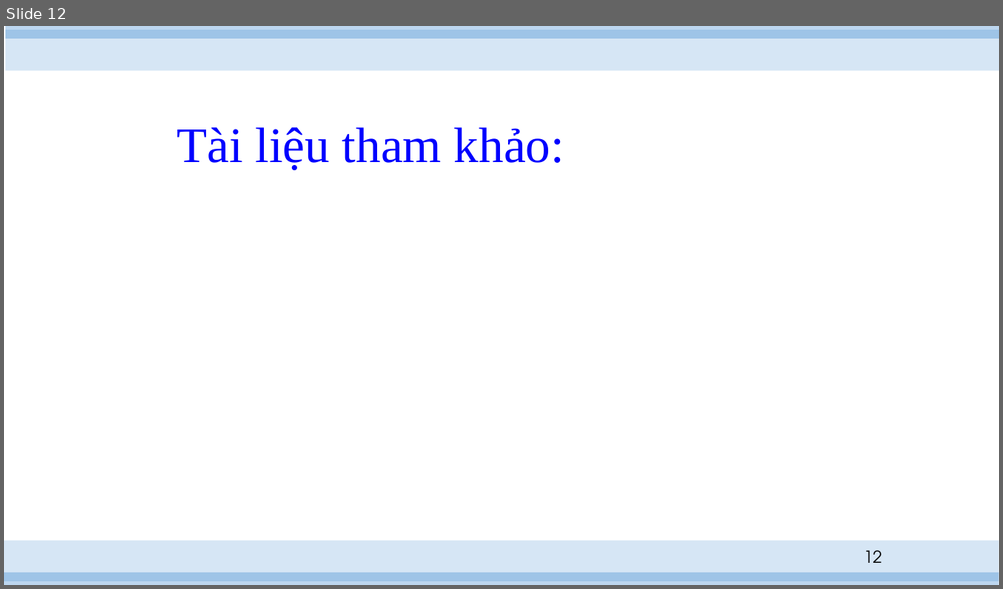
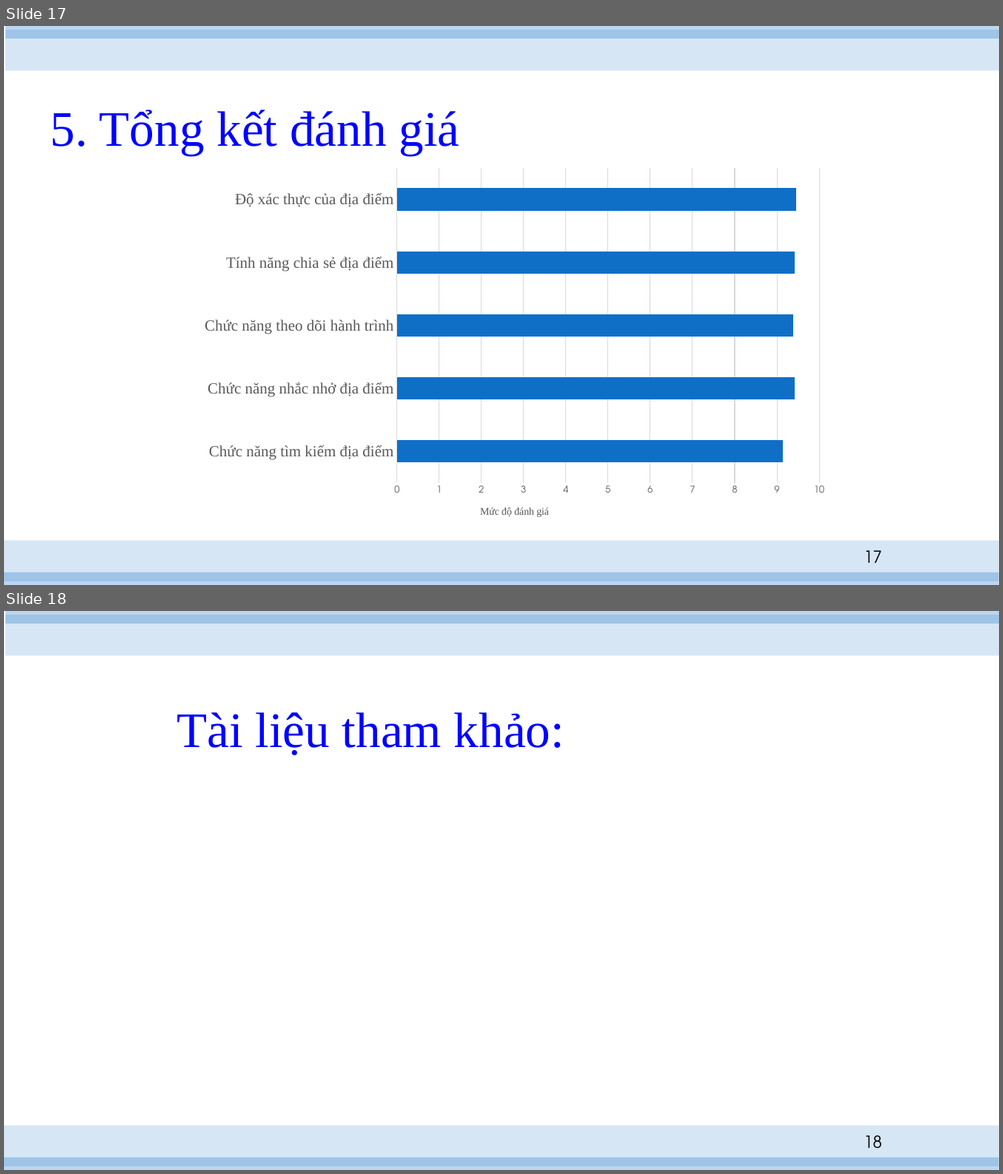
Before and after one commit to hvngoc/Presentation, a slide deck: slide.pptx. Shown one above the other, each under a label of ours: slide 12 before the commit, slides 17 and 18 after it. The pictures are 1003x589 and 1003x1174 pixels, drawn with LibreOffice and Linux fonts; fonts in the diff are those of the drawing. Boxes give left, top, right and bottom in pixels: in the first picture for what was removed or moved away, otherwise in the second. Text is boxed around its words. In the diff, an @@ line names an element or a change of style, - is before the commit and + after.

```diff
--- a/slide.pptx
+++ b/slide.pptx
@@ slide 17 added at (4,26,999,585), background #FFFFFF; not listed: 4 template elements that a slide beside it also shows @@
@@ title added at (51,110,460,155), 48 pt, text #0000FF @@
+5. Tổng kết đánh giá
@@ bar chart added at (192,160,837,534) @@
+categories: Chức năng tìm kiếm địa điểm, Chức năng nhắc nhở địa điểm, Chức năng theo dõi hành trình, Tính năng chia sẻ địa điểm, Độ xác thực của địa điểm
+Series 1: 9.1, 9.4, 9.4, 9.4, 9.4
@@ page number added at (863,551,882,563), 16 pt, text #000000 @@
+17
@@ what was slide 12 is now slide 18 @@
@@ page number at (863,1136,882,1149): text changed @@
-12
+18
```
Also in this commit, not shown: 3 slides changed, 6 other slides added, 1 slide removed.
